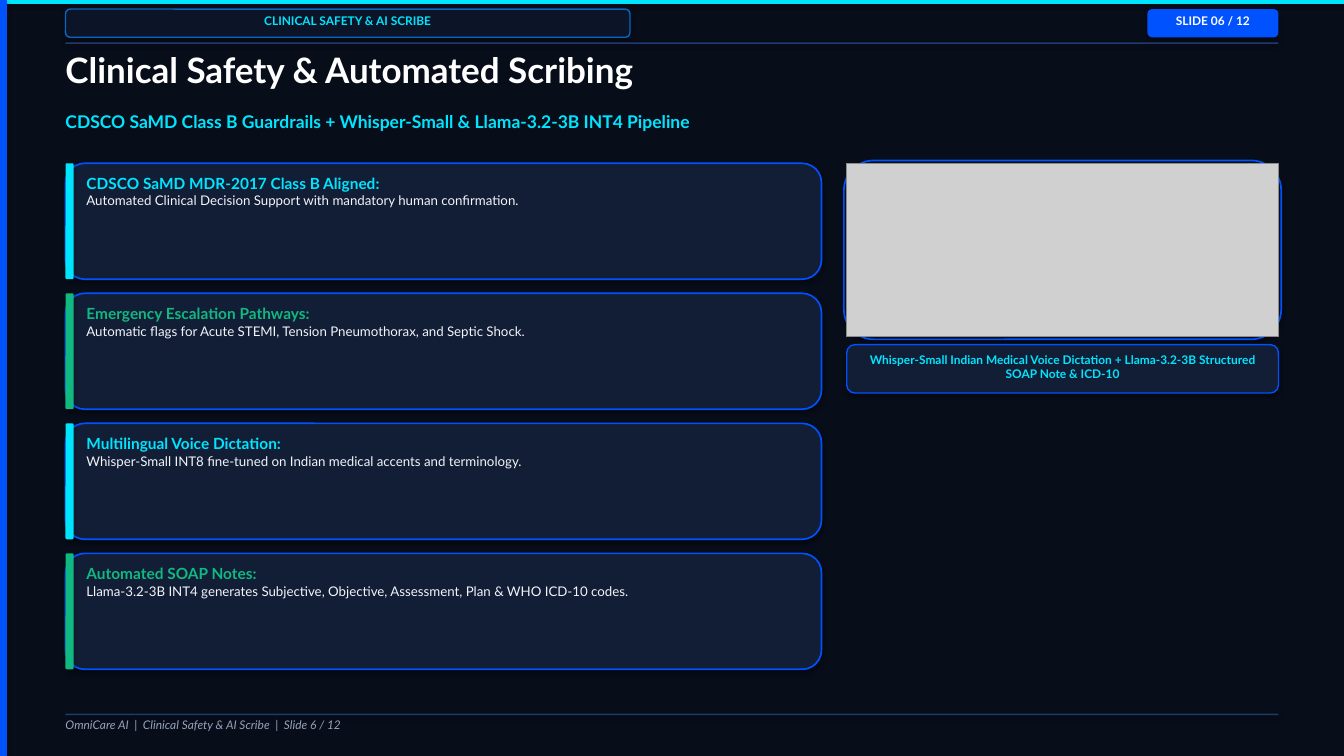
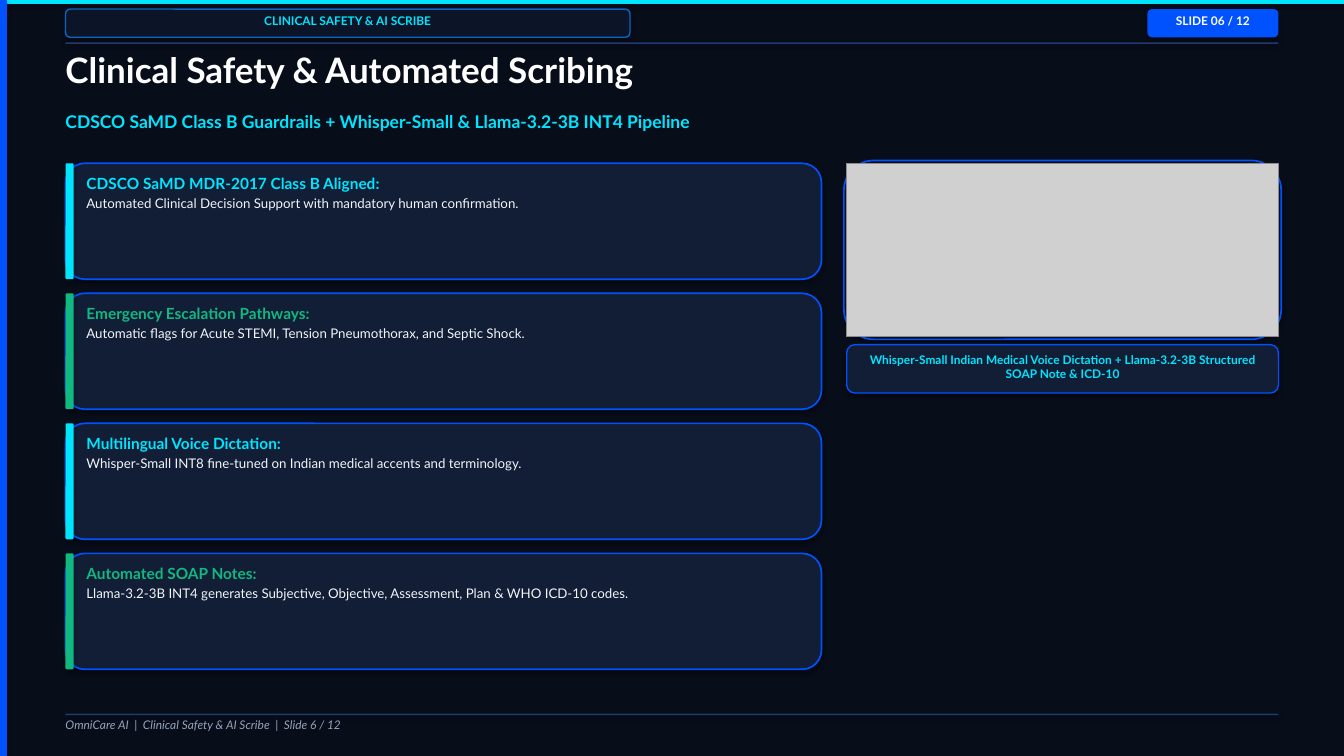
Before and after one commit to Advik-harsha/OmniCare-AI, a slide deck: slide 6 of submission_files/OmniCare_AI_Executive_Presentation.pptx. Drawn at 1344x756 pixels with LibreOffice and Linux fonts; fonts in the diff are those of the drawing; grey boxes stand for pictures. Boxes give left, top, right and bottom in pixels: in the first picture for what was removed or moved away, otherwise in the second. Text is boxed around its words. In the diff, an @@ line names an element or a change of style, - is before the commit and + after.

Commit message:
fix(presentation): resolve text formatting, typography scaling, character encodings, and layout across Short Pitch Presentation PDF and PPTX

```diff
--- a/submission_files/OmniCare_AI_Executive_Presentation.pptx
+++ b/submission_files/OmniCare_AI_Executive_Presentation.pptx
@@ text at (x1=86, y1=177, x2=518, y2=211): text changed @@
-CDSCO SaMD MDR-2017 Class B Aligned:
-Automated Clinical Decision Support with mandatory human confirmation.
+CDSCO SaMD MDR-2017 Class B Aligned:
+Automated Clinical Decision Support with mandatory human confirmation.
@@ text at (x1=86, y1=307, x2=524, y2=341): text changed @@
-Emergency Escalation Pathways:
-Automatic flags for Acute STEMI, Tension Pneumothorax, and Septic Shock.
+Emergency Escalation Pathways:
+Automatic flags for Acute STEMI, Tension Pneumothorax, and Septic Shock.
@@ text at (x1=86, y1=437, x2=522, y2=471): text changed @@
-Multilingual Voice Dictation:
-Whisper-Small INT8 fine-tuned on Indian medical accents and terminology.
+Multilingual Voice Dictation:
+Whisper-Small INT8 fine-tuned on Indian medical accents and terminology.
@@ text at (x1=86, y1=567, x2=628, y2=601): text changed @@
-Automated SOAP Notes:
-Llama-3.2-3B INT4 generates Subjective, Objective, Assessment, Plan & WHO ICD-10 codes.
+Automated SOAP Notes:
+Llama-3.2-3B INT4 generates Subjective, Objective, Assessment, Plan & WHO ICD-10 codes.
```
Also in this commit, not shown: 4 other slides changed, 9 other files.
